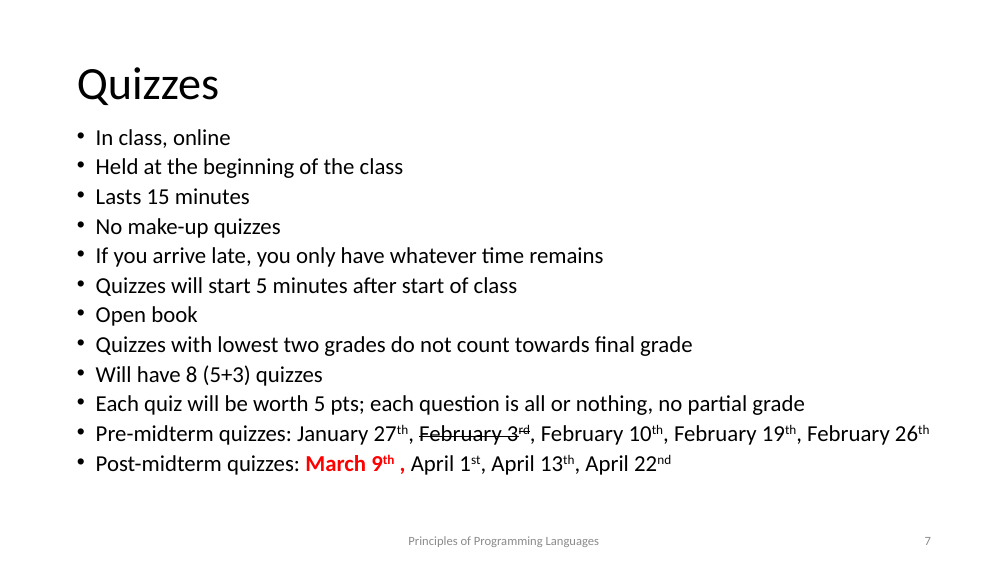
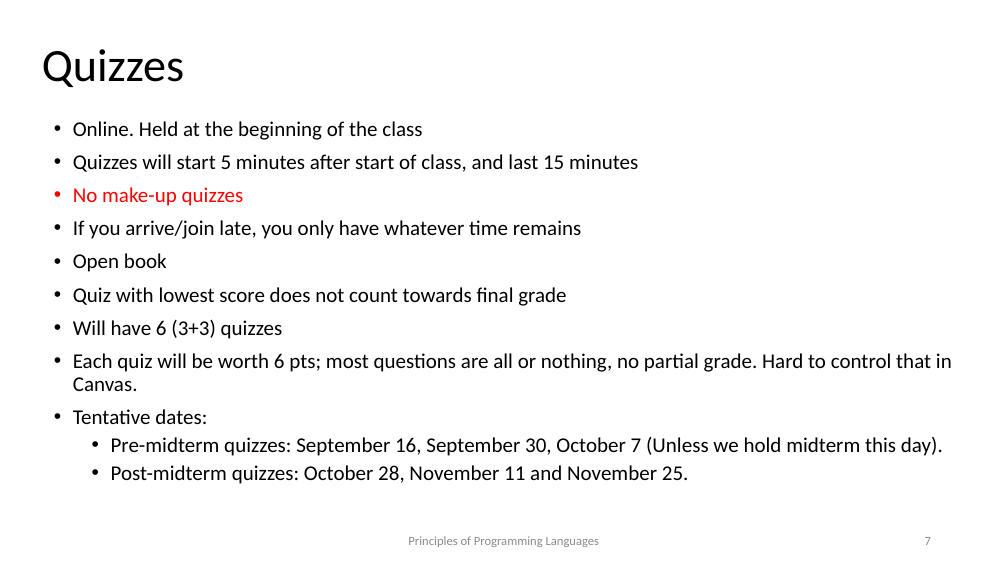
Before and after one commit to kongm/pl-design, a slide deck: slide 7 of C0-preliminaries.pptx. Drawn at 1008x567 pixels with LibreOffice and Linux fonts; fonts in the diff are those of the drawing. Boxes give left, top, right and bottom in pixels: in the first picture for what was removed or moved away, otherwise in the second. Text is boxed around its words. In the diff, an @@ line names an element or a change of style, - is before the commit and + after.

Commit message:
last minute changes for 00 and 00, fall 2020

```diff
--- a/C0-preliminaries.pptx
+++ b/C0-preliminaries.pptx
@@ title "Quizzes": place and size @@
-title "Quizzes" at (77, 67, 219, 105)
+title "Quizzes" at (42, 49, 184, 87)
@@ text "Online. Held at the beginning ...": place and size @@
-text "Online. Held at the beginning ..." at (96, 129, 890, 475)
+text "Online. Held at the beginning ..." at (73, 121, 952, 484)
@@ text at (73, 121, 638, 172): text changed; size 21.7 to 20 pt @@
-• In class, online
-• Held at the beginning of the class
-• Lasts 15 minutes
+• Online. Held at the beginning of the class
+• Quizzes will start 5 minutes after start of class, and last 15 minutes
@@ text at (73, 187, 244, 272): size 21.7 to 20 pt in "No make-up quizzes", "Open book"; text colour #000000 to #FF0000 in "No make-up quizzes"; line spacing 0.7 to 0.9 @@
@@ text at (73, 220, 581, 239): text changed; size 21.7 to 20 pt @@
-• If you arrive late, you only have whatever time remains
-• Quizzes will start 5 minutes after start of class
+• If you arrive/join late, you only have whatever time remains
@@ text at (73, 287, 952, 484): text changed; size 21.7 to 20 pt @@
-• Quizzes with lowest two grades do not count towards final grade
-• Will have 8 (5+3) quizzes
-• Each quiz will be worth 5 pts; each question is all or nothing, no partial grade
-• Pre-midterm quizzes: January 27th, February 3rd, February 10th, February 19th, February 26th
-• Post-midterm quizzes: March 9th , April 1st, April 13th, April 22nd
+• Quiz with lowest score does not count towards final grade
+• Will have 6 (3+3) quizzes
+• Each quiz will be worth 6 pts; most questions are all or nothing, no partial grade. Hard to control that in Canvas.
+• Tentative dates:
+  • Pre-midterm quizzes: September 16, September 30, October 7 (Unless we hold midterm this day).
+  • Post-midterm quizzes: October 28, November 11 and November 25.
```
Also in this commit, not shown: 11 other slides changed, 1 slide added, 3 other files.
